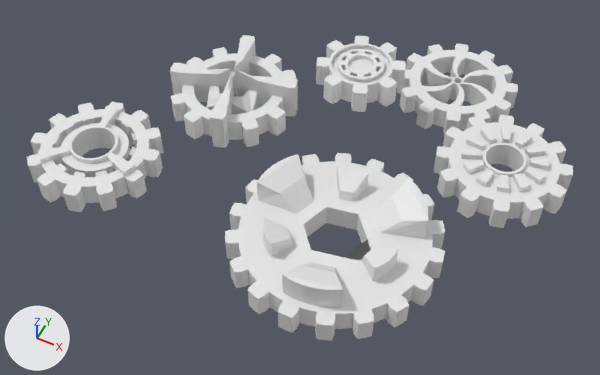
One commit to the Blender file Assets/Models/gears.blend: the scene before it, then after it.
The view is the same before and after, from a camera (50 mm lens) standing at (5.89, -9.24, 9.77) and looking at (1.67, -0.79, -0.79). Every picture has the same lights, and +X, +Y and +Z are marked at lower left.

Objects in the first picture: 'Gear', 'Gear.001', 'Gear.002', 'Gear.003', 'Gear.004', 'Gear.005'.
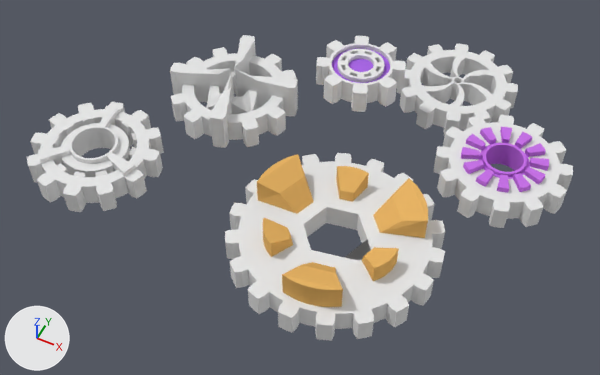
Where the change shows, as pixel boxes (x1, y1, x2, y2) in the pictures (600 x 375 px):
part 1 of me_gear_003, recoloured (white to purple)
    both: (461, 127, 549, 193)
part 2 of me_gear_002, recoloured (white to orange)
    both: (257, 154, 428, 307)
part 3 of me_gear, recoloured (white to purple)
    both: (332, 48, 390, 83)

The change, as a diff of the scene's bpy script:
```diff
--- a/Assets/Models/gears.blend.py
+++ b/Assets/Models/gears.blend.py
@@ mat_gear2_001_1 @@
+mat_gear2_001_1 = diffuse_material('Gear2.001')
+mat_gear2_001_1.base_color = (0.407, 0.141, 0.8)  # purple #ab69e7
@@ mat_gear1_001 @@
+mat_gear1_001 = diffuse_material('Gear1.001')
+mat_gear1_001.base_color = (0.8, 0.8, 0.8)  # white #e7e7e7
@@ mat_gear2 @@
+mat_gear2 = diffuse_material('Gear2')
+mat_gear2.base_color = (0.8, 0.455, 0.13)  # orange #e7b465
@@ mat_gear1_1 @@
+mat_gear1_1 = diffuse_material('Gear1')
+mat_gear1_1.base_color = (0.8, 0.8, 0.8)  # white #e7e7e7
@@ mat_gear1 @@
+mat_gear1 = diffuse_material('gear1')
+mat_gear1.base_color = (0.8, 0.8, 0.8)  # white #e7e7e7
@@ mat_gear2_001 @@
+mat_gear2_001 = diffuse_material('gear2.001')
+mat_gear2_001.base_color = (0.572, 0.168, 0.8)  # purple #c772e7
@@ me_gear_003 @@
 me_gear_003.from_pydata(...)  # 648 vertices, 648 faces; spans x -1.09..1.09, y -1.09..1.09, z -0.2..0.3
 # used by ob_gear_003; location = (4.67, 0.67, -0.29)
+# me_gear_003 part 1: 288 of the faces centred in x -0.69..0.69, y -0.69..0.69, z 0.03..0.3 switch from no material to mat_gear2_001 (purple #c772e7)
+me_gear_003.materials.append(mat_gear1)  # white #e7e7e7
@@ me_gear_002 @@
 me_gear_002.from_pydata(...)  # 641 vertices, 583 faces, 10 loose edges; spans x -1.69..1.69, y -1.7..1.7, z -0.2..0.63
 # used by ob_gear_002; location = (2.76, -1.77, -0.49)
+# me_gear_002 part 2: all 93 faces centred in x -1.38..1.27, y -1.4..1.16, z 0.28..0.59 switch from no material to mat_gear2 (orange #e7b465)
+me_gear_002.materials.append(mat_gear1_1)  # white #e7e7e7
@@ me_gear @@
 me_gear.from_pydata(...)  # 480 vertices, 466 faces; spans x -0.718..0.718, y -0.718..0.718, z -0.2..0.2
 # used by ob_gear; location = (1.99, 0.83, 0.63)
+# me_gear part 3: all 33 faces centred in x -0.436..0.436, y -0.436..0.436, z 0.127 switch from no material to mat_gear2_001_1 (purple #ab69e7)
+me_gear.materials.append(mat_gear1_001)  # white #e7e7e7
```
